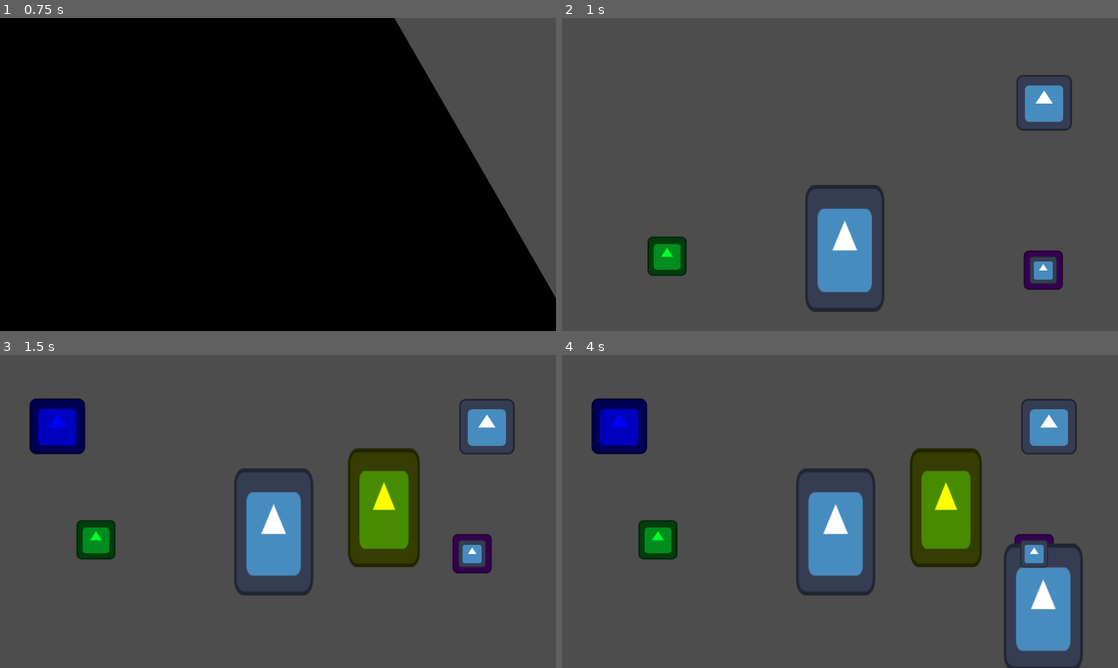
Above: before the commit, frames 1-4 (two rows, left to right).
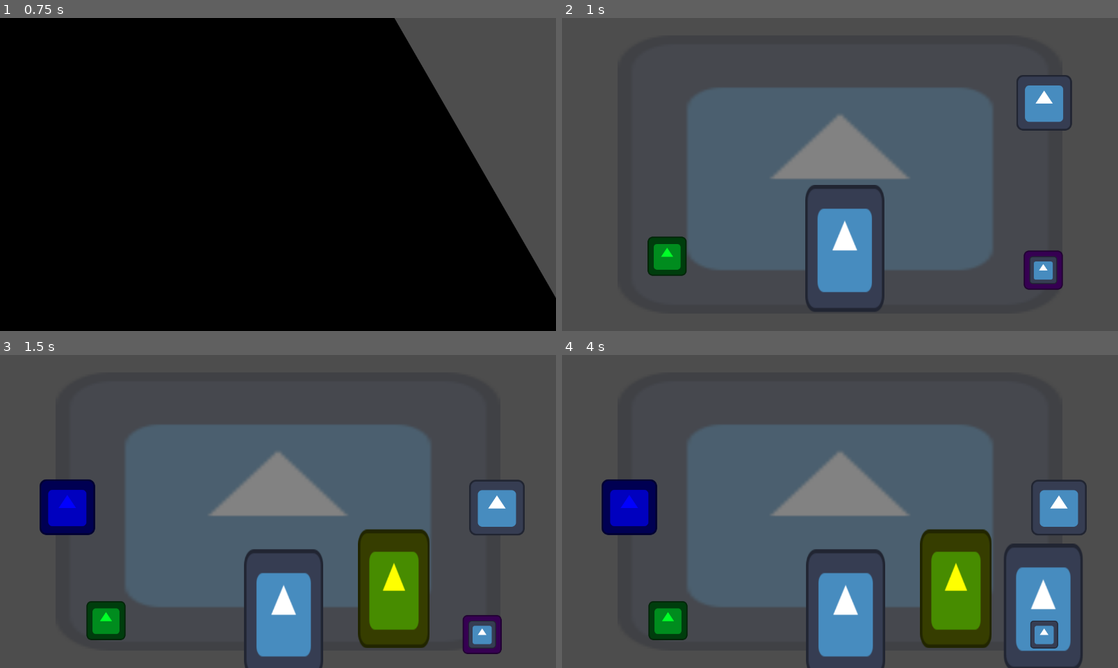
Above: after the commit, the same moments.

Repository: luankaike-code/felpo-jam-2026
Game: Godot game, scene res://scenes/screens/root_game.tscn
The game is run twice, just before and just after one commit, with the same random seed, the same clock (stepped at 60 frames per second) and the same inputs. The engine's default icon, where the game draws it, is replaced by a stand-in: a white triangle on a blue panel in a dark square.
Inputs (mouse positions are in pixels of both pictures, inside the frame that each line leads up to):
- Up to frame 1 (0.75 s): click "Iniciar" at 0.5 s
- Up to frame 2 (1 s): no input
- Up to frame 3 (1.5 s): tap Enter (ui_accept) at 1.25 s; drag from (483, 608) to (105, 592) at 1.27 s
- Up to frame 4 (4 s): tap Enter (ui_accept) at 2, 2.75, 2.85, 3.5 s; drag from (1034, 552) to (656, 539) at 2.02 s; move the mouse to (845, 586) at 2.77 s; click (845, 586) at 2.92 s; drag from (812, 574) to (1045, 608) at 3.52 s

Frame 1 is identical in both runs. In frame 2, 28% of the frame differs, in the area x 22-78%, y 22-81%; in frame 3, 43%, in the area x 5-95%, y 13-100%; in frame 4, 42%.

Commit message:
Change Local logic

Diff:
--- a/felpojam-2026-game-code/scenes/camera_in_game.tscn
+++ b/felpojam-2026-game-code/scenes/camera_in_game.tscn
@@ -3,7 +3,7 @@
 [ext_resource type="Script" uid="uid://cug2pk6ysrsl5" path="res://scripts/camera_in_game.gd" id="1_7sk07"]
 [ext_resource type="Script" uid="uid://c8bo8naw8qjrt" path="res://scripts/state_machine/state_machine.gd" id="2_yubta"]
 [ext_resource type="Script" uid="uid://b03mc2du2h6cu" path="res://scripts/state_machine/state.gd" id="3_uvsb3"]
-[ext_resource type="Script" uid="uid://y0x1lhyb4sq4" path="res://scripts/states/camera_in_game/UpDown.gd" id="4_v480j"]
+[ext_resource type="Script" uid="uid://lj0plvlegfb7" path="res://scripts/states/camera_in_game/transition.gd" id="4_v480j"]
 
 [node name="CameraInGame" type="Camera2D" unique_id=1323592690]
 script = ExtResource("1_7sk07")
@@ -17,11 +17,6 @@
 script = ExtResource("3_uvsb3")
 metadata/_custom_type_script = "uid://b03mc2du2h6cu"
 
-[node name="Up" type="Node" parent="StateMachine" unique_id=1972576356]
+[node name="Transition" type="Node" parent="StateMachine" unique_id=946293812]
 script = ExtResource("4_v480j")
 metadata/_custom_type_script = "uid://b03mc2du2h6cu"
-
-[node name="Down" type="Node" parent="StateMachine" unique_id=1494527136]
-script = ExtResource("4_v480j")
-offset_y_per_percentage = 1
-metadata/_custom_type_script = "uid://b03mc2du2h6cu"
--- /dev/null
+++ b/felpojam-2026-game-code/scenes/local.tscn
@@ -0,0 +1,10 @@
+[gd_scene format=3 uid="uid://d05in2yrkn5mk"]
+
+[ext_resource type="Texture2D" uid="uid://n85kss5ltq1u" path="res://icon.svg" id="1_bl8qx"]
+
+[node name="Local" type="Node2D" unique_id=564590170]
+
+[node name="Icon" type="Sprite2D" parent="." unique_id=1443372050]
+modulate = Color(1, 1, 1, 0.29803923)
+scale = Vector2(8, 5)
+texture = ExtResource("1_bl8qx")
--- a/felpojam-2026-game-code/scenes/screens/game.tscn
+++ b/felpojam-2026-game-code/scenes/screens/game.tscn
@@ -8,42 +8,48 @@
 [ext_resource type="PackedScene" uid="uid://bir3pakybp2iq" path="res://scenes/entitys/trash.tscn" id="6_4ji0l"]
 [ext_resource type="PackedScene" uid="uid://6euiloaerot" path="res://scenes/entitys/paper_teleporter.tscn" id="7_0q6jn"]
 [ext_resource type="PackedScene" uid="uid://c3lqkcqrxakfj" path="res://scenes/entitys/runes_book.tscn" id="8_kauht"]
+[ext_resource type="PackedScene" uid="uid://d05in2yrkn5mk" path="res://scenes/local.tscn" id="9_yruvw"]
 
 [node name="Game" type="Node2D" unique_id=1475156608]
 script = ExtResource("1_iwlfa")
 metadata/_custom_type_script = "uid://dha1tdcxb1ucs"
 
-[node name="StampSet" parent="." unique_id=296592520 instance=ExtResource("2_clfej")]
-position = Vector2(447, 817)
-
-[node name="InkStand" parent="." unique_id=1766316694 instance=ExtResource("3_mu8e5")]
-position = Vector2(-419, 785)
-
-[node name="Paper" parent="." unique_id=449771312 instance=ExtResource("4_o78e0")]
-position = Vector2(-10, 767)
-
 [node name="CameraInGame" parent="." unique_id=1323592690 instance=ExtResource("5_ln6eb")]
 
-[node name="StampSet2" parent="." unique_id=640357785 instance=ExtResource("2_clfej")]
+[node name="Local" parent="." unique_id=421576266 instance=ExtResource("9_yruvw")]
+
+[node name="StampSet2" parent="Local" unique_id=640357785 instance=ExtResource("2_clfej")]
 position = Vector2(468, 220)
 
-[node name="InkStand2" parent="." unique_id=920137688 instance=ExtResource("3_mu8e5")]
+[node name="InkStand2" parent="Local" unique_id=920137688 instance=ExtResource("3_mu8e5")]
 position = Vector2(-398, 188)
 
-[node name="Paper2" parent="." unique_id=1957066266 instance=ExtResource("4_o78e0")]
+[node name="Paper2" parent="Local" unique_id=1957066266 instance=ExtResource("4_o78e0")]
 position = Vector2(11, 170)
 
-[node name="Trash" parent="." unique_id=220787020 instance=ExtResource("6_4ji0l")]
-position = Vector2(-508, 524)
+[node name="PaperTeleporter2" parent="Local" unique_id=1691328122 node_paths=PackedStringArray("linked_teleporter") instance=ExtResource("7_0q6jn")]
+position = Vector2(470, -165)
+linked_teleporter = NodePath("../../Local2/PaperTeleporter")
 
-[node name="PaperTeleporter" parent="." unique_id=1105482110 node_paths=PackedStringArray("linked_teleporter") instance=ExtResource("7_0q6jn")]
-position = Vector2(481, 525)
-linked_teleporter = NodePath("../PaperTeleporter2")
+[node name="Local2" parent="." unique_id=564590170 instance=ExtResource("9_yruvw")]
+position = Vector2(0, 851)
 
-[node name="PaperTeleporter2" parent="." unique_id=1691328122 node_paths=PackedStringArray("linked_teleporter") instance=ExtResource("7_0q6jn")]
-position = Vector2(470, -165)
-linked_teleporter = NodePath("../PaperTeleporter")
+[node name="StampSet" parent="Local2" unique_id=296592520 instance=ExtResource("2_clfej")]
+position = Vector2(470, 283)
 
-[node name="RunesBook" parent="." unique_id=1322508017 instance=ExtResource("8_kauht")]
+[node name="InkStand" parent="Local2" unique_id=1766316694 instance=ExtResource("3_mu8e5")]
+position = Vector2(-396, 251)
+
+[node name="Paper" parent="Local2" unique_id=449771312 instance=ExtResource("4_o78e0")]
+position = Vector2(13, 233)
+
+[node name="Trash" parent="Local2" unique_id=220787020 instance=ExtResource("6_4ji0l")]
+position = Vector2(-485, -10)
+
+[node name="PaperTeleporter" parent="Local2" unique_id=1105482110 node_paths=PackedStringArray("linked_teleporter") instance=ExtResource("7_0q6jn")]
+position = Vector2(504, -9)
+linked_teleporter = NodePath("../../Local/PaperTeleporter2")
+
+[node name="RunesBook" parent="Local2" unique_id=1322508017 instance=ExtResource("8_kauht")]
 z_index = 400
-position = Vector2(244, 712)
+position = Vector2(267, 178)
--- a/felpojam-2026-game-code/scripts/camera_in_game.gd
+++ b/felpojam-2026-game-code/scripts/camera_in_game.gd
@@ -2,28 +2,8 @@
 
 @onready var state_machine := $StateMachine as StateMachine
 
-enum locals {
-	up,
-	down
-}
+var target: Node2D
 
-var default_pos: Vector2
-var current_local := locals.up
-
-func _ready() -> void:
-	default_pos = global_position
-
-func toggle_local():
-	match current_local:
-		locals.up:
-			to_local_down()
-		locals.down:
-			to_local_up()
-
-func to_local_up():
-	current_local = locals.up
-	state_machine.change_state("Up")
-
-func to_local_down():
-	current_local = locals.down
-	state_machine.change_state("Down")
+func to(target_: Node2D):
+	target = target_
+	state_machine.change_state("Transition")
--- a/felpojam-2026-game-code/scripts/screens/game.gd
+++ b/felpojam-2026-game-code/scripts/screens/game.gd
@@ -2,8 +2,12 @@
 
 var packed_menu_in_game := preload("res://scenes/pop_ups/pop_up_menu_in_game.tscn") as PackedScene
 var packed_runes_book_content := preload("res://scenes/pop_ups/pop_up_runes_book_content.tscn") as PackedScene
+
 @onready var camera_in_game := $CameraInGame as CameraInGame
-@onready var runes_book := $RunesBook as RunesBook
+@onready var runes_book := $Local2/RunesBook as RunesBook
+
+@onready var locals := [$Local, $Local2]
+var current_local := 0
 
 func _ready() -> void:
 	runes_book.open.connect(open_runes_book)
@@ -22,4 +26,5 @@
 	if Input.is_action_just_pressed("ui_cancel") and !has_pop_up():
 		factory_pop_up(packed_menu_in_game.instantiate())
 	elif Input.is_action_just_pressed("ui_accept") and !has_pop_up():
-		camera_in_game.toggle_local()
+		current_local += 1
+		camera_in_game.to(locals[current_local%locals.size()])
--- a/felpojam-2026-game-code/scripts/states/camera_in_game/UpDown.gd
+++ /dev/null
@@ -1,18 +0,0 @@
-extends State
-
-@export var offset_y_per_percentage := 0
-var tween: Tween
-
-func enter(host: CameraInGame) -> void:
-	tween = get_tree().create_tween()
-	var offset := host.get_viewport_rect().size.y*offset_y_per_percentage
-	var to := host.default_pos + Vector2(0, offset)
-	tween.tween_property(host, "global_position", to, 0.2)
-	tween.tween_callback(to_idle)
-
-func exit() -> void:
-	if tween:
-		tween.stop()
-
-func to_idle() -> void:
-	change_state.emit("Idle")
--- /dev/null
+++ b/felpojam-2026-game-code/scripts/states/camera_in_game/transition.gd
@@ -0,0 +1,16 @@
+extends State
+
+var tween: Tween
+
+func to_idle():
+	change_state.emit("Idle")
+
+func enter(host_: CameraInGame) -> void:
+	tween = get_tree().create_tween()
+	var to = host_.target.global_position
+	tween.tween_property(host_, "global_position", to, 0.2)
+	tween.tween_callback(to_idle)
+
+func exit() -> void:
+	if tween:
+		tween.stop()
Not shown, removed: felpojam-2026-game-code/scripts/states/camera_in_game/UpDown.gd.uid
Not shown, added: felpojam-2026-game-code/scripts/states/camera_in_game/transition.gd.uid
